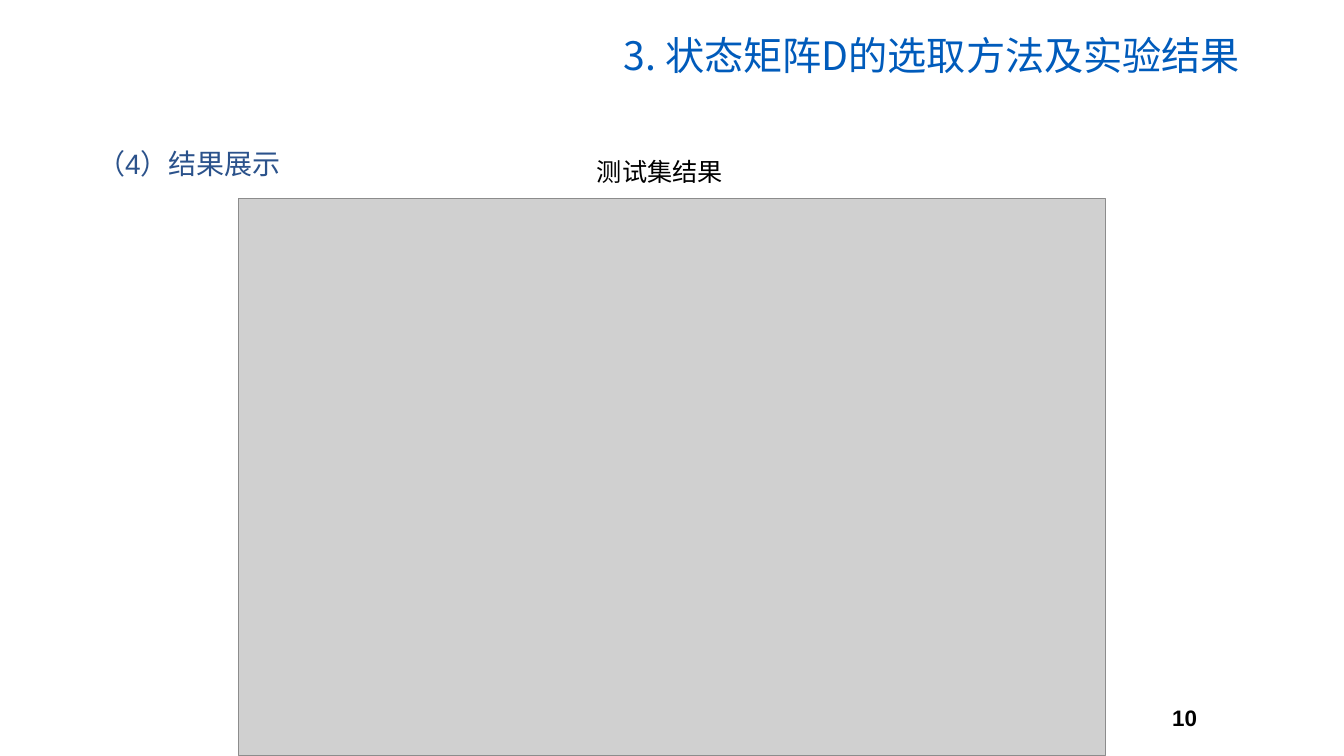
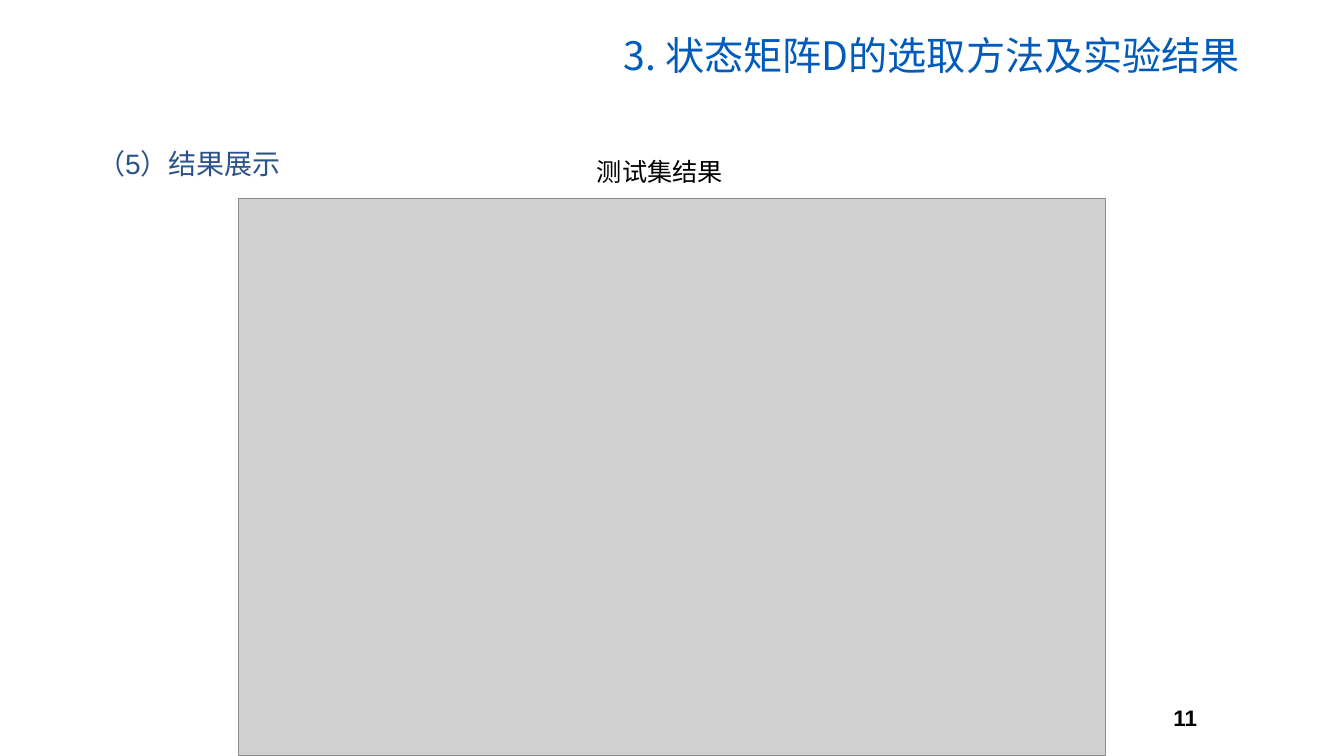
Before and after one commit to MMMMMz/SBM, a slide deck: slide 11 of SBM大作业汇报.pptx (slide 10 before the commit). Drawn at 1344x756 pixels with LibreOffice and Linux fonts; fonts in the diff are those of the drawing; grey boxes stand for pictures; background and template pictures are left out. Boxes give left, top, right and bottom in pixels: in the first picture for what was removed or moved away, otherwise in the second. Text is boxed around its words. In the diff, an @@ line names an element or a change of style, - is before the commit and + after.

```diff
--- a/SBM大作业汇报.pptx
+++ b/SBM大作业汇报.pptx
@@ text at (x1=97, y1=150, x2=281, y2=177): text changed @@
-（4）结果展示
+（5）结果展示
@@ page number at (x1=1173, y1=710, x2=1197, y2=726): text changed @@
-10
+11
```
Also in this commit, not shown: 5 other slides changed, 3 slides added, 3 other files.
